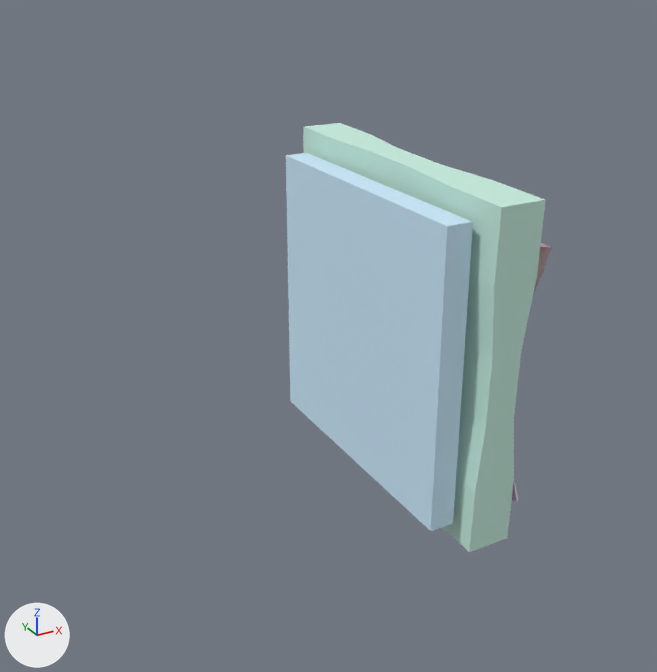
Before and after pictures for a commit that changed the glTF model static/models/partnext/1/view_input_colored.glb.
The view is the same before and after, from a 50 mm camera at (-0.661, -0.994, 0.498) aimed at (-0.102, 0.023, -0.011). The lights are fixed; the arrows at lower left show +X, +Y and +Z. The first picture is the older version. Where no turn or scale is listed for an object, it has been applied to the vertices.

Names of what the first picture shows: 'geometry_0', 'geometry_1', 'geometry_5', 'geometry_6'.
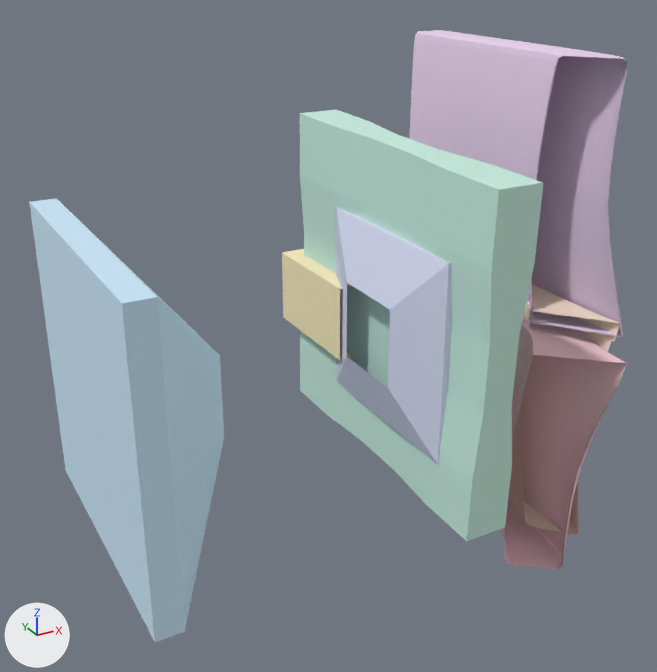
Changed parts and their boxes [x1, y1, x2, y2] in the pictures (657 x 672 px):
```json
{"object": "geometry_5", "change": "moved", "before": [286, 153, 473, 531], "after": [29, 198, 224, 642]}
{"object": "geometry_1", "change": "moved", "before": [303, 123, 546, 552], "after": [300, 110, 543, 541]}
{"object": "geometry_6", "change": "moved", "before": [512, 481, 518, 501], "after": [409, 30, 627, 337], "on screen": "mostly hidden before"}
{"object": "geometry_0", "change": "moved", "before": [533, 243, 552, 294], "after": [499, 318, 628, 570]}
{"object": "geometry_4", "change": "moved", "after": [282, 249, 353, 360], "on screen": "not visible before"}
{"object": "geometry_3", "change": "moved", "after": [508, 284, 620, 536], "on screen": "not visible before"}
{"object": "geometry_2", "change": "unchanged, uncovered by the edit", "after": [336, 207, 452, 465]}
```

Edits to the scene script, one JSON object a line:
```json
{"block": "me_geometry_6", "where": "# used by ob_geometry_6; location = (-0.191, -0.001, -0.219)"}
{"op": "remove", "block": "me_geometry_6", "code": "me_geometry_6.from_pydata(...)  # 1566 vertices, 3072 faces; spans x 0.15..0.233, y -0.232..0.231, z 0.034..0.403"}
{"op": "add", "block": "me_geometry_6", "code": "me_geometry_6.from_pydata(...)  # 1566 vertices, 3072 faces; spans x 0.35..0.433, y -0.188..0.275, z 0.209..0.578"}
{"block": "me_geometry_6", "change": "me_geometry_6 part 1: the whole mesh is moved by (0.2, 0.044, 0.175)"}
{"block": "me_geometry_5", "where": "# used by ob_geometry_5; location = (0.329, -0.002, 0.0)"}
{"op": "remove", "block": "me_geometry_5", "code": "me_geometry_5.from_pydata(...)  # 96 vertices, 170 faces; spans x -0.406..-0.253, y -0.201..0.206, z -0.204..0.204"}
{"op": "add", "block": "me_geometry_5", "code": "me_geometry_5.from_pydata(...)  # 96 vertices, 170 faces; spans x -0.777..-0.624, y -0.201..0.207, z -0.225..0.182"}
{"block": "me_geometry_5", "change": "me_geometry_5 part 2: the whole mesh is moved by (-0.371, 0.001, -0.021)"}
{"block": "me_geometry_4", "where": "# used by ob_geometry_4; location = (0.0, -0.158, 0.0)"}
{"op": "remove", "block": "me_geometry_4", "code": "me_geometry_4.from_pydata(...)  # 40 vertices, 40 faces; spans x -0.056..0.056, y 0.064..0.253, z -0.056..0.056"}
{"op": "add", "block": "me_geometry_4", "code": "me_geometry_4.from_pydata(...)  # 40 vertices, 40 faces; spans x -0.057..0.055, y 0.227..0.416, z -0.077..0.035"}
{"block": "me_geometry_4", "change": "me_geometry_4 part 3: the whole mesh is moved by (-0.001, 0.163, -0.021)"}
{"block": "me_geometry_3", "where": "# used by ob_geometry_3; location = (-0.216, -0.01, 0.21)"}
{"op": "remove", "block": "me_geometry_3", "code": "me_geometry_3.from_pydata(...)  # 1596 vertices, 3128 faces; spans x 0.173..0.257, y -0.222..0.241, z -0.399..-0.022"}
{"op": "add", "block": "me_geometry_3", "code": "me_geometry_3.from_pydata(...)  # 1596 vertices, 3128 faces; spans x 0.381..0.465, y -0.175..0.288, z -0.568..-0.191"}
{"block": "me_geometry_3", "change": "me_geometry_3 part 4: the whole mesh is moved by (0.208, 0.047, -0.169)"}
{"block": "me_geometry_1", "where": "# used by ob_geometry_1; location = (0.012, 0.0, 0.0)"}
{"op": "remove", "block": "me_geometry_1", "code": "me_geometry_1.from_pydata(...)  # 184 vertices, 364 faces; spans x -0.044..0.021, y -0.238..0.238, z -0.237..0.237"}
{"op": "add", "block": "me_geometry_1", "code": "me_geometry_1.from_pydata(...)  # 184 vertices, 364 faces; spans x -0.051..0.014, y -0.239..0.236, z -0.217..0.258"}
{"block": "me_geometry_1", "change": "me_geometry_1 part 5: the whole mesh is moved by (-0.007, -0.002, 0.021)"}
{"block": "me_geometry_0", "where": "# used by ob_geometry_0; location = (-0.179, -0.007, 0.22)"}
{"op": "remove", "block": "me_geometry_0", "code": "me_geometry_0.from_pydata(...)  # 1472 vertices, 2824 faces; spans x 0.121..0.234, y -0.224..0.235, z -0.414..-0.026"}
{"op": "add", "block": "me_geometry_0", "code": "me_geometry_0.from_pydata(...)  # 1472 vertices, 2824 faces; spans x 0.294..0.407, y -0.207..0.252, z -0.609..-0.221"}
{"block": "me_geometry_0", "change": "me_geometry_0 part 6: the whole mesh is moved by (0.173, 0.017, -0.195)"}
```
